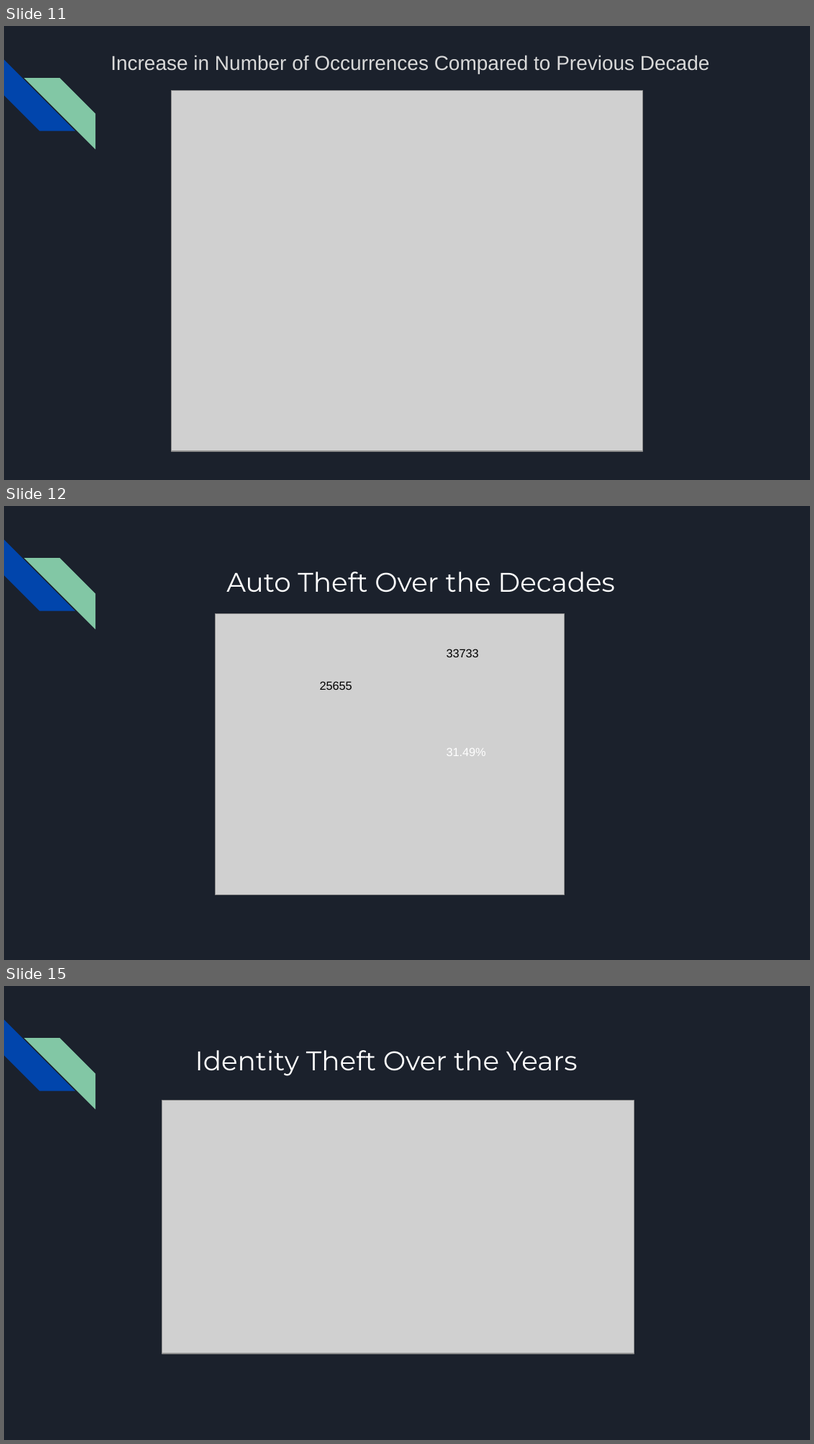
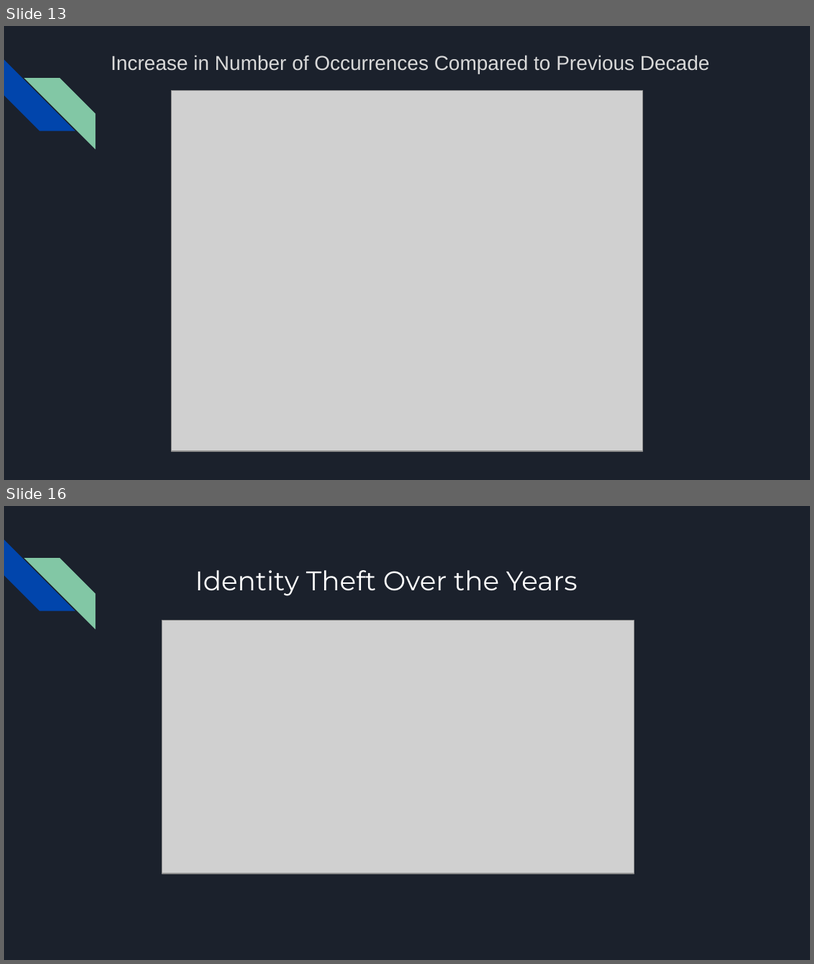
Before and after one commit to oddtexan/Project-1, a slide deck: Project 1 Presentation Final.pptx. Shown one above the other, each under a label of ours: slides 11, 12 and 15 before the commit, slides 13 and 16 after it; the slides between them are not shown. The pictures are 814x1444 and 814x964 pixels, drawn with LibreOffice and Linux fonts; fonts in the diff are those of the drawing; grey boxes stand for pictures. Boxes give left, top, right and bottom in pixels: in the first picture for what was removed or moved away, otherwise in the second. Text is boxed around its words. In the diff, an @@ line names an element or a change of style, - is before the commit and + after.

Commit message:
auto modifications

```diff
--- a/Project 1 Presentation Final.pptx
+++ b/Project 1 Presentation Final.pptx
@@ slide 12 removed at [4,506,810,960], background #1B212C; not listed: 2 template elements that a slide beside it also shows @@
@@ title removed at [226,572,615,592] @@
-Auto Theft Over the Decades
@@ group removed at [215,613,564,894]: 3 texts, 1 picture @@
-25655
-33733
-31.49%
@@ what was slide 11 is now slide 13 @@
@@ what was slide 15 is now slide 16 @@
```
Also in this commit, not shown: 10 slides changed, 3 slides added, 2 other slides removed.
